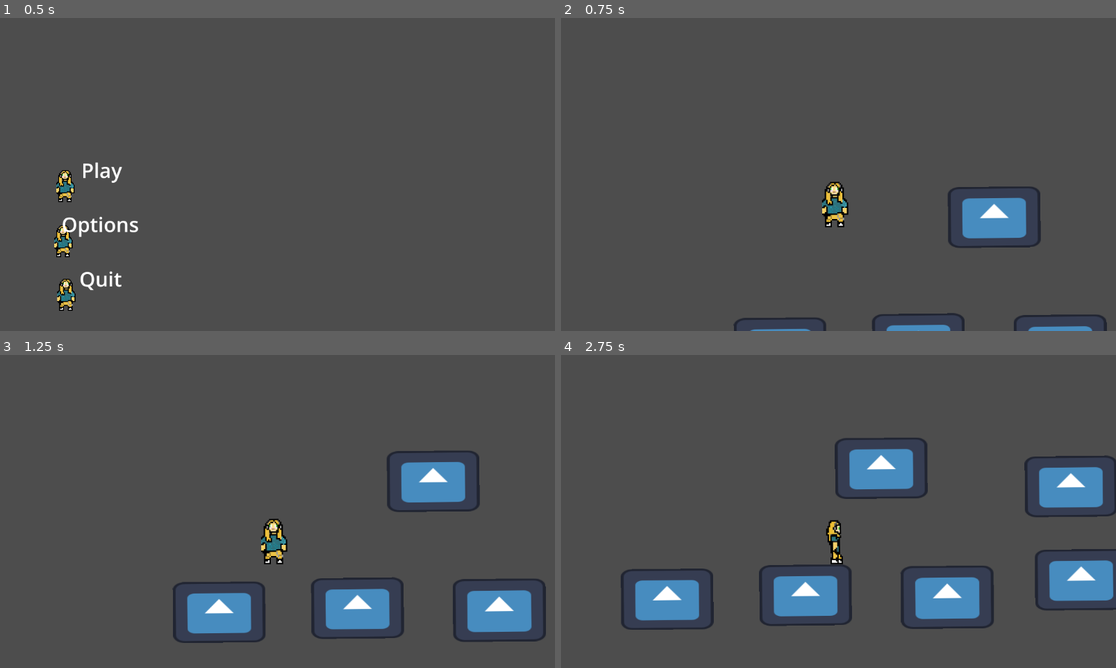
Above: before the commit, frames 1-4 (two rows, left to right).
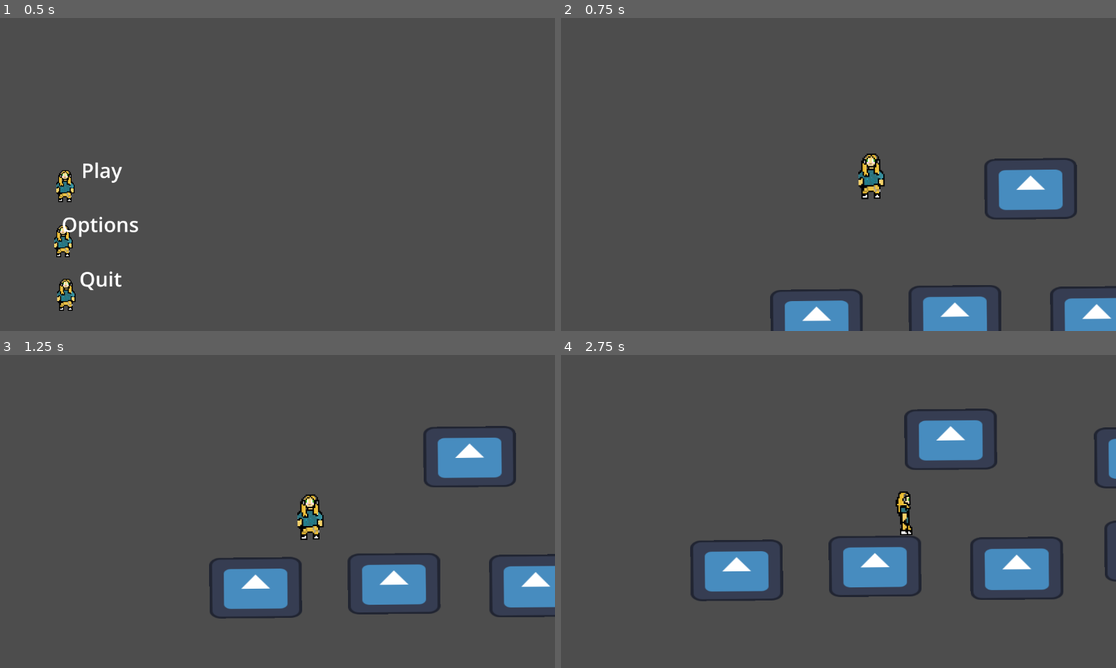
Above: after the commit, the same moments.

Repository: TalesMarc/AngelaCultoRepository
Game: Godot game, scene res://inicio.tscn
Same seed, same stepped clock (60 frames per second), same inputs: the game is played once before the commit and once after it. The engine's default icon, where the game draws it, is replaced by a stand-in: a white triangle on a blue panel in a dark square.
Inputs:
- Up to frame 1 (0.5 s): no input
- Up to frame 2 (0.75 s): click "Play" at 0.5 s
- Up to frame 3 (1.25 s): no input
- Up to frame 4 (2.75 s): hold D (move_right) from 1.28 s (still down); tap Space (jump) at 1.52, 2.27 s

Frame 1 is identical in both runs. In frame 2, 8.6% of the frame differs, in the area x 31-100%, y 43-100%; in frame 3, 13%; in frame 4, 19%, in the area x 10-100%, y 17-88%.

Commit message:
Atualização automática do projeto

Diff:
--- a/node_2d.tscn
+++ b/node_2d.tscn
@@ -111,14 +111,14 @@
 shape = SubResource("RectangleShape2D_epypp")
 
 [node name="Camera2D" type="Camera2D" parent="CharacterBody2D2"]
-position = Vector2(-1095.95, -820.943)
+position = Vector2(-161.128, -192.646)
 offset = Vector2(300, 300)
-anchor_mode = 0
 zoom = Vector2(0.71, 0.71)
 drag_horizontal_enabled = true
 drag_vertical_enabled = true
 drag_horizontal_offset = -1.0
 drag_vertical_offset = -1.0
+drag_right_margin = 0.41
 
 [node name="AnimatedSprite2D" type="AnimatedSprite2D" parent="CharacterBody2D2"]
 sprite_frames = SubResource("SpriteFrames_2hxjc")
